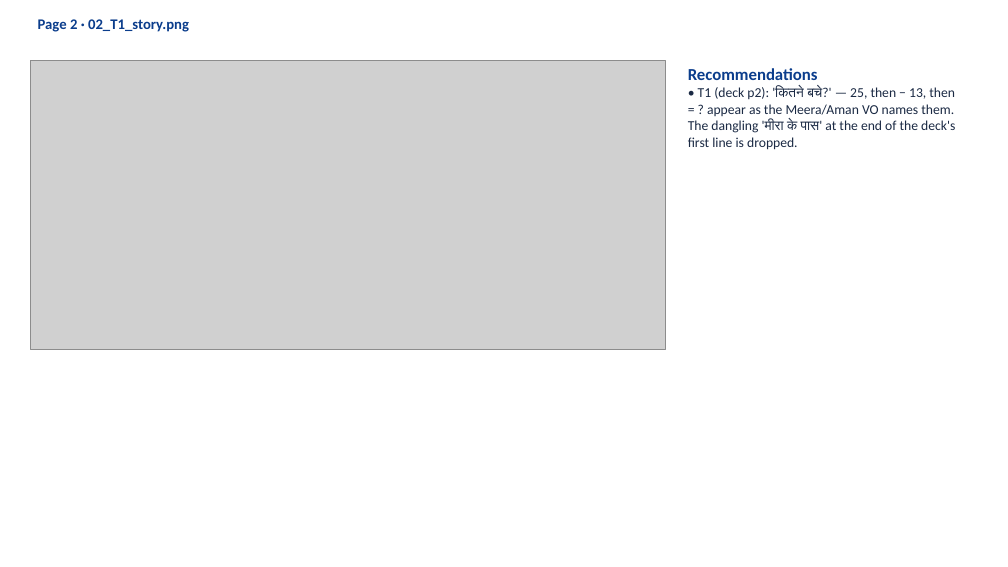
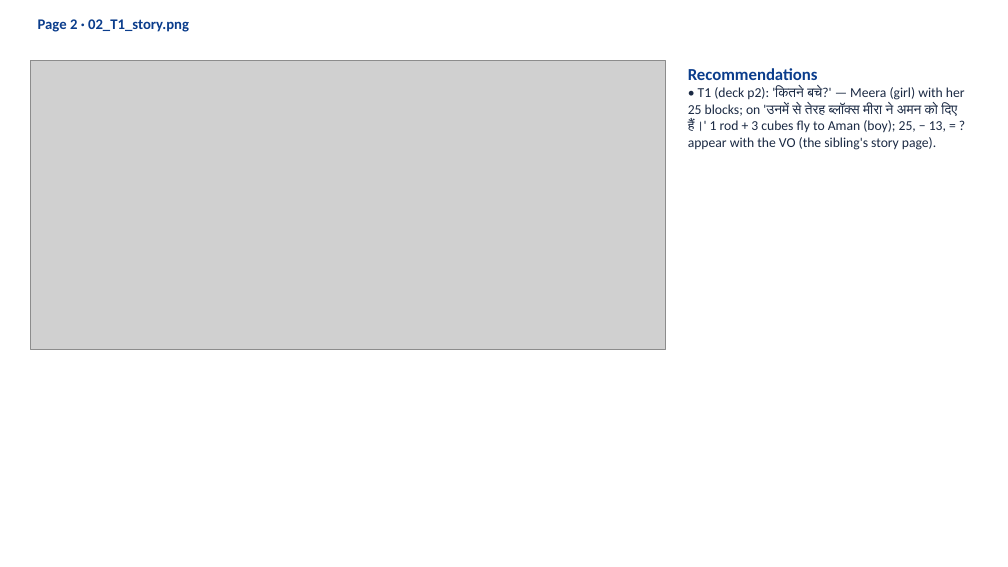
Before and after one commit to CodeWithPiyush0/MTG2A01_L04_S01-File6-, a slide deck: slide 3 of MTG2A01_L04_S01_build_v2_review.pptx. Drawn at 1008x567 pixels with LibreOffice and Linux fonts; fonts in the diff are those of the drawing; grey boxes stand for pictures. Boxes give left, top, right and bottom in pixels: in the first picture for what was removed or moved away, otherwise in the second. Text is boxed around its words. In the diff, an @@ line names an element or a change of style, - is before the commit and + after.

```diff
--- a/MTG2A01_L04_S01_build_v2_review.pptx
+++ b/MTG2A01_L04_S01_build_v2_review.pptx
@@ text at box(688, 86, 965, 150): text changed @@
-• T1 (deck p2): 'कितने बचे?' — 25, then − 13, then = ? appear as the Meera/Aman VO names them. The dangling 'मीरा के पास' at the end of the deck's first line is dropped.
+• T1 (deck p2): 'कितने बचे?' — Meera (girl) with her 25 blocks; on 'उनमें से तेरह ब्लॉक्स मीरा ने अमन को दिए हैं।' 1 rod + 3 cubes fly to Aman (boy); 25, − 13, = ? appear with the VO (the sibling's story page).
```
Also in this commit, not shown: 2 other slides changed, 32 other files.
